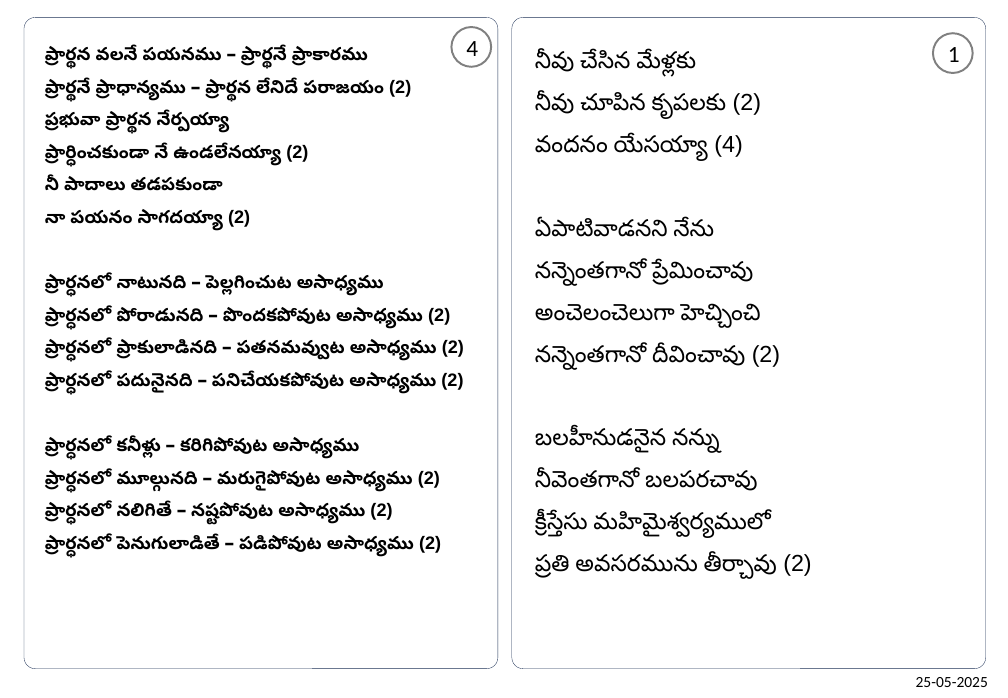
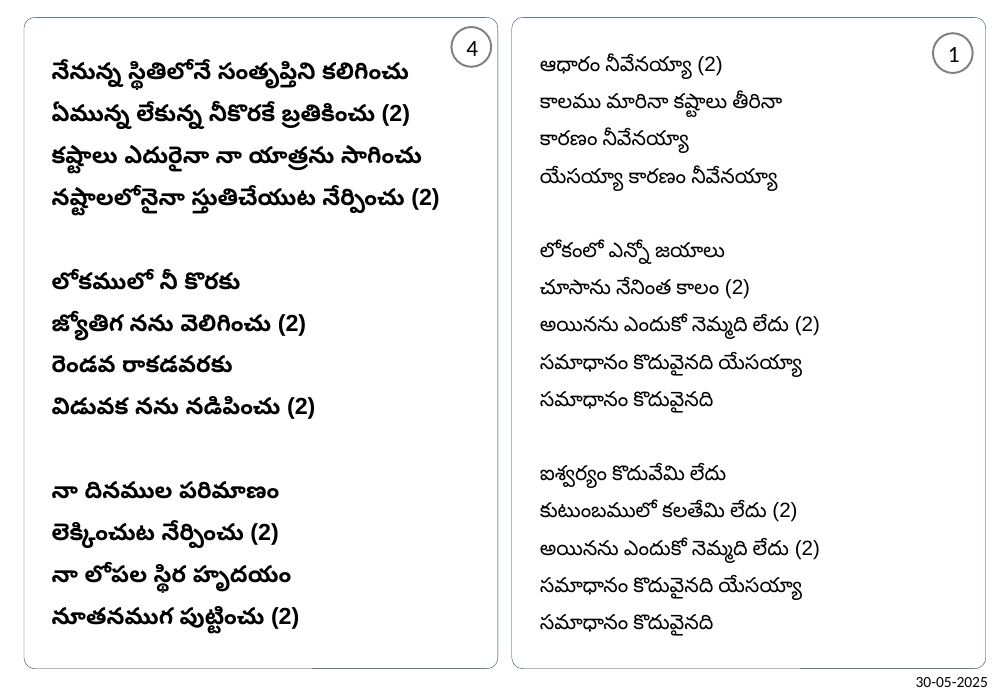
Before and after one commit to venu-webdev/songsDb, a slide deck: slide 1 of songsTemplate.pptx. Drawn at 1008x698 pixels with LibreOffice and Linux fonts; fonts in the diff are those of the drawing. Boxes give left, top, right and bottom in pixels: in the first picture for what was removed or moved away, otherwise in the second. Text is boxed around its words. In the diff, an @@ line names an element or a change of style, - is before the commit and + after.

```diff
--- a/songsTemplate.pptx
+++ b/songsTemplate.pptx
@@ text at (540, 56, 820, 636): text changed; size 18 to 16 pt @@
-నీవు చేసిన మేళ్లకు
-నీవు చూపిన కృపలకు (2)
-వందనం యేసయ్యా (4)
-ఏపాటివాడనని నేను
-నన్నెంతగానో ప్రేమించావు
-అంచెలంచెలుగా హెచ్చించి
-నన్నెంతగానో దీవించావు (2)
-బలహీనుడనైన నన్ను
-నీవెంతగానో బలపరచావు
-క్రీస్తేసు మహిమైశ్వర్యములో
-ప్రతి అవసరమును తీర్చావు (2)
+ఆధారం నీవేనయ్యా (2)
+కాలము మారినా కష్టాలు తీరినా
+కారణం నీవేనయ్యా
+యేసయ్యా కారణం నీవేనయ్యా
+లోకంలో ఎన్నో జయాలు
+చూసాను నేనింత కాలం (2)
+అయినను ఎందుకో నెమ్మది లేదు (2)
+సమాధానం కొదువైనది యేసయ్యా
+సమాధానం కొదువైనది
+ఐశ్వర్యం కొదువేమి లేదు
+కుటుంబములో కలతేమి లేదు (2)
+అయినను ఎందుకో నెమ్మది లేదు (2)
+సమాధానం కొదువైనది యేసయ్యా
+సమాధానం కొదువైనది
@@ text at (52, 63, 439, 634): text changed; size 14 to 18 pt @@
-ప్రార్థన వలనే పయనము – ప్రార్థనే ప్రాకారము
-ప్రార్థనే ప్రాధాన్యము – ప్రార్థన లేనిదే పరాజయం (2)
-ప్రభువా ప్రార్థన నేర్పయ్యా
-ప్రార్ధించకుండా నే ఉండలేనయ్యా (2)
-నీ పాదాలు తడపకుండా
-నా పయనం సాగదయ్యా (2)
-ప్రార్ధనలో నాటునది – పెల్లగించుట అసాధ్యము
-ప్రార్ధనలో పోరాడునది – పొందకపోవుట అసాధ్యము (2)
-ప్రార్ధనలో ప్రాకులాడినది – పతనమవ్వుట అసాధ్యము (2)
-ప్రార్ధనలో పదునైనది – పనిచేయకపోవుట అసాధ్యము (2)
-ప్రార్ధనలో కనీళ్లు – కరిగిపోవుట అసాధ్యము
-ప్రార్ధనలో మూల్గునది – మరుగైపోవుట అసాధ్యము (2)
-ప్రార్ధనలో నలిగితే – నష్టపోవుట అసాధ్యము (2)
-ప్రార్ధనలో పెనుగులాడితే – పడిపోవుట అసాధ్యము (2)
+నేనున్న స్థితిలోనే సంతృప్తిని కలిగించు
+ఏమున్న లేకున్న నీకొరకే బ్రతికించు (2)
+కష్టాలు ఎదురైనా నా యాత్రను సాగించు
+నష్టాలలోనైనా స్తుతిచేయుట నేర్పించు (2)
+లోకములో నీ కొరకు
+జ్యోతిగ నను వెలిగించు (2)
+రెండవ రాకడవరకు
+విడువక నను నడిపించు (2)
+నా దినముల పరిమాణం
+లెక్కించుట నేర్పించు (2)
+నా లోపల స్థిర హృదయం
+నూతనముగ పుట్టించు (2)
@@ text at (916, 677, 988, 687): text changed @@
-25-05-2025
+30-05-2025
```
Also in this commit, not shown: 1 other slide changed, 7 other files.
